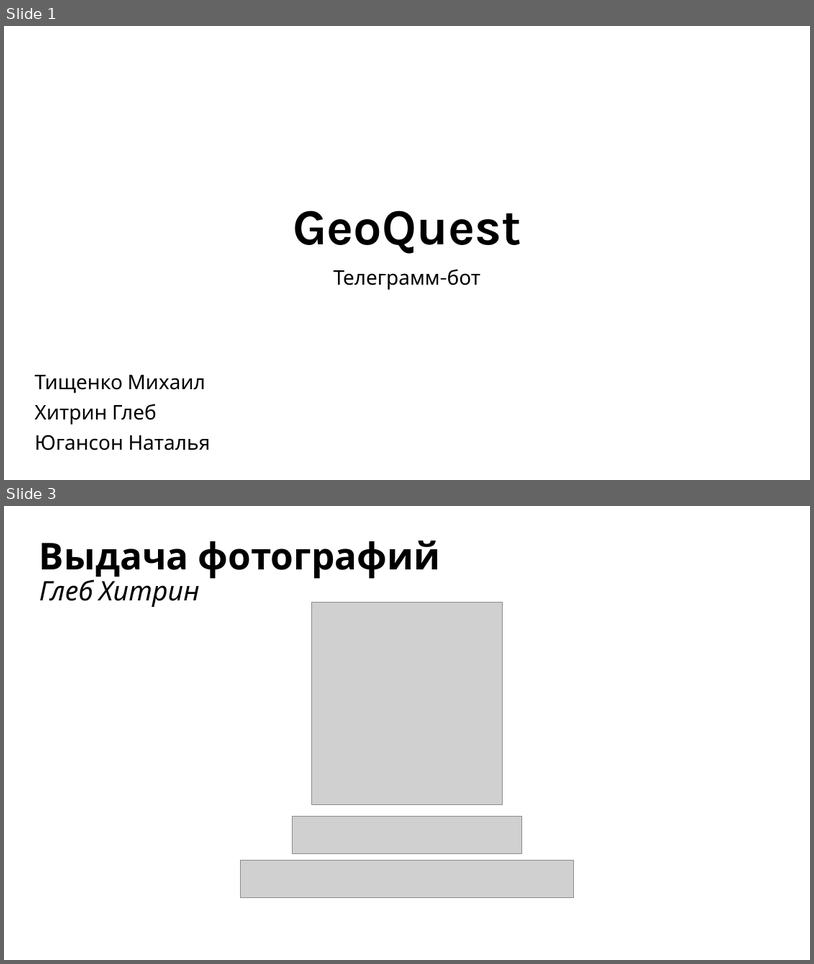
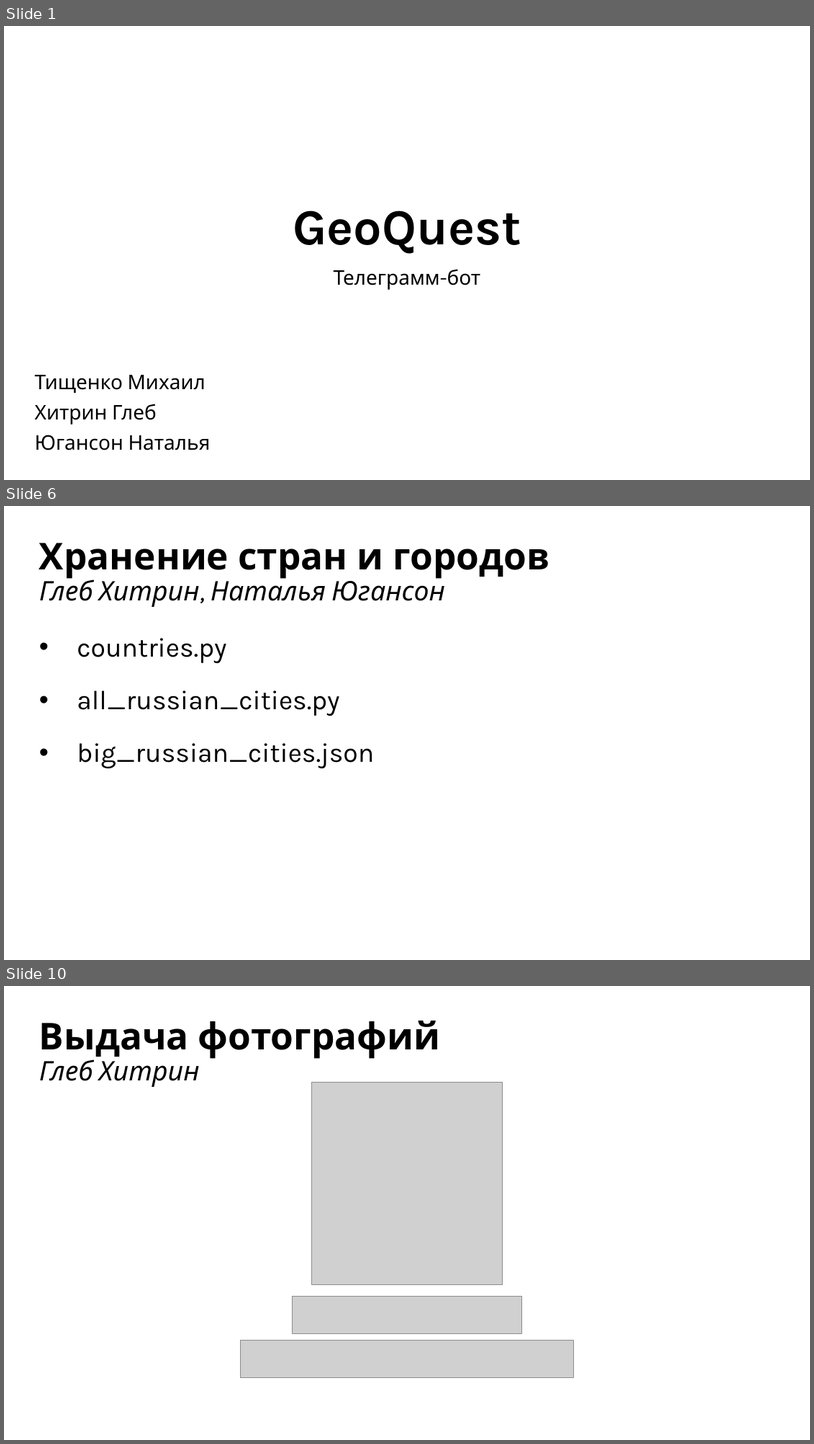
Before and after one commit to yugansonchik/GeoQuest, a slide deck: Презентация GeoQuest.pptx. Shown one above the other, each under a label of ours: slides 1 and 3 before the commit, slides 1, 6 and 10 after it; the slides between them are not shown. The pictures are 814x964 and 814x1444 pixels, drawn with LibreOffice and Linux fonts; fonts in the diff are those of the drawing; grey boxes stand for pictures. Boxes give left, top, right and bottom in pixels: in the first picture for what was removed or moved away, otherwise in the second. Text is boxed around its words. In the diff, an @@ line names an element or a change of style, - is before the commit and + after.

```diff
--- a/Презентация GeoQuest.pptx
+++ b/Презентация GeoQuest.pptx
@@ slide 6 added at (4, 506, 810, 960), background #FFFFFF @@
@@ title added at (39, 543, 550, 607), 32 pt, text #000000, italic @@
+Хранение стран и городов
+Глеб Хитрин, Наталья Югансон
@@ text added at (77, 638, 226, 663), 32 pt, text #000000 @@
+• countries.py
@@ text added at (77, 690, 340, 716), 32 pt, text #000000 @@
+• all_russian_cities.py
@@ text added at (77, 743, 374, 769), 32 pt, text #000000 @@
+• big_russian_cities.json
@@ what was slide 3 is now slide 10 @@
```
Also in this commit, not shown: 10 slides changed, 11 other slides added.
